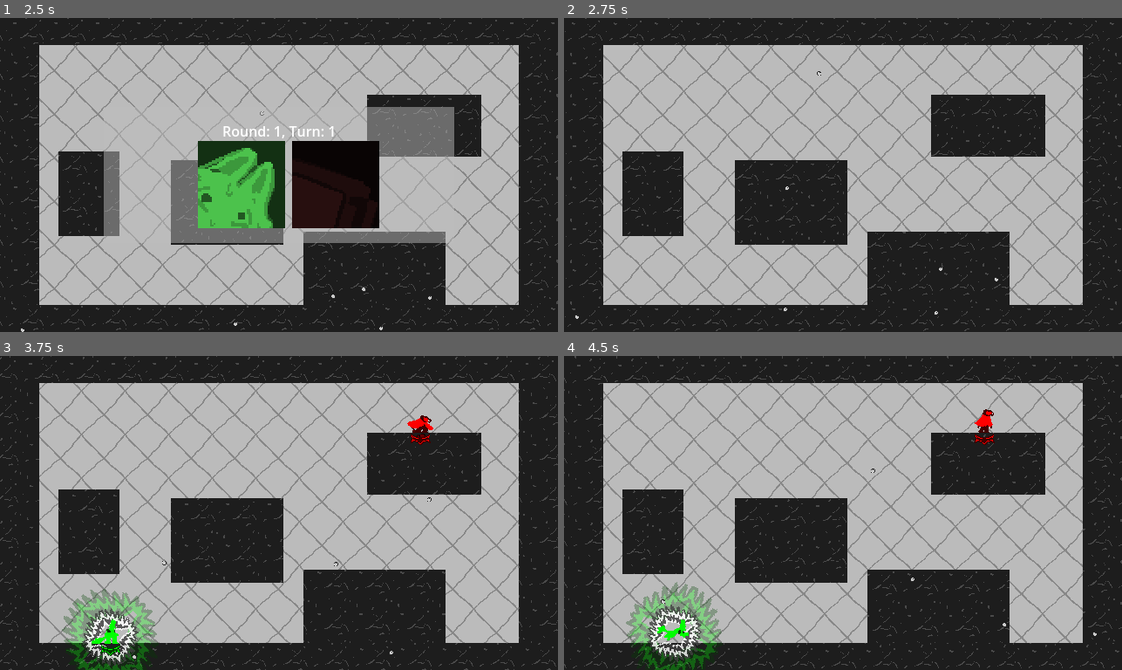
Above: before the commit, frames 1-4 (two rows, left to right).
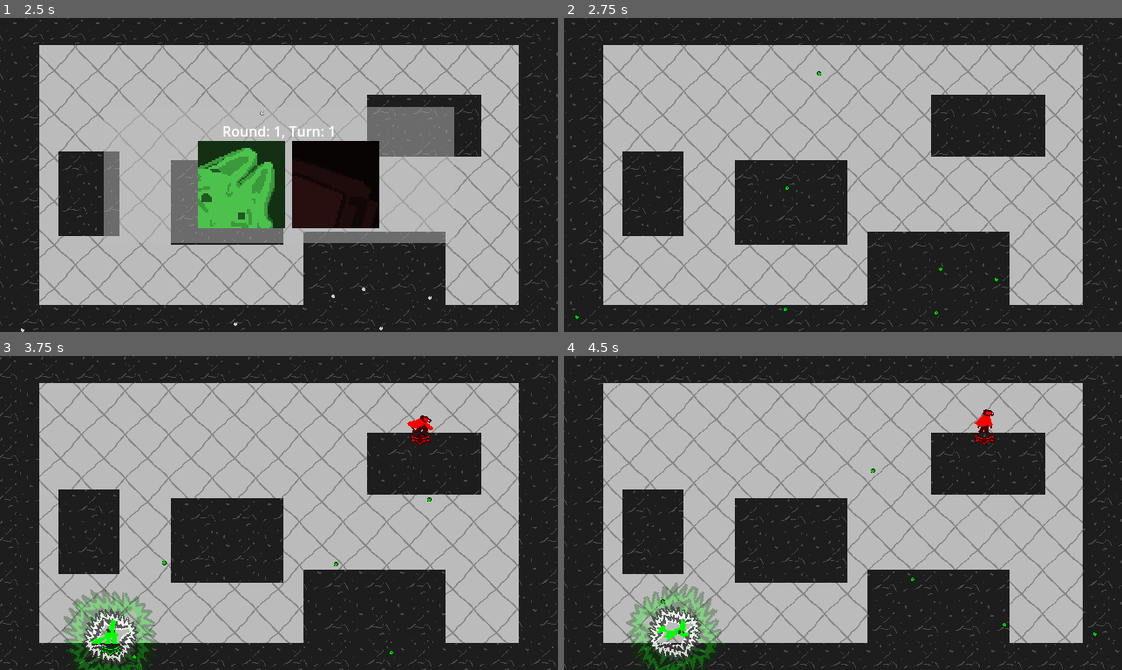
Above: after the commit, the same moments.

Repository: StickyBeacon/chasebox
Game: Godot game, scene res://spaces/arena.tscn
Two runs of this game, one before a commit and one after it. Both use one fixed random seed, a clock stepped at 60 frames per second and the inputs below. This scene is started directly instead of the project's main scene. The engine's default icon, where the game draws it, is replaced by a stand-in: a white triangle on a blue panel in a dark square. Sound files missing from this copy of the repository are replaced by a short silence.
Inputs:
- Up to frame 1 (2.5 s): hold Space (jump1) 0.53-1.28 s; tap Keypad 0 (jump2) at 0.8, 1.35 s; tap Space (jump1) at 1.52, 1.82 s; tap N (jump3) at 1.55 s; hold N (jump3) from 2.03 s (still down); tap / (jump4) at 2.3 s
- Up to frame 2 (2.75 s): keep holding N (jump3)
- Up to frame 3 (3.75 s): release N (jump3) at 2.78 s; tap / (jump4) at 2.85 s; tap Space (jump1) at 3.02, 3.05, 3.32 s; hold Space (jump1) from 3.53 s (still down)
- Up to frame 4 (4.5 s): tap Keypad 0 (jump2) at 3.8 s; tap Escape (menu) at 4.15 s; release Space (jump1) at 4.25 s; click "RESUME" at 4.25 s

Frame 1 is identical in both runs. In frame 2, less than 0.1% of the frame differs, in the area x 1-78%, y 16-96%; in frame 3, less than 0.1%; in frame 4, less than 0.1%.

Commit message:
MuziekEnMenuAudio

Diff:
--- a/default_bus_layout.tres
+++ b/default_bus_layout.tres
@@ -11,5 +11,5 @@
 bus/2/solo = false
 bus/2/mute = false
 bus/2/bypass_fx = false
-bus/2/volume_db = -80.0
+bus/2/volume_db = -0.130497
 bus/2/send = &"Master"
--- a/managers/globals/player_manager.gd
+++ b/managers/globals/player_manager.gd
@@ -30,7 +30,7 @@
 	player_dict = {}
 
 
-func get_player(id):
+func get_player(id) -> Player:
 	if not id in player_dict.keys():
 		printerr("%s: %s niet in playerdict" % [name, id])
 		return null
--- a/managers/non_globals/round_manager.gd
+++ b/managers/non_globals/round_manager.gd
@@ -45,6 +45,7 @@
 	_turn_order.shuffle()
 	%BGMusic.stop()
 	%BGMusic.play()
+	%BGMusic.pitch_scale = 1
 	_next_round()
 
 
@@ -81,6 +82,7 @@
 	get_tree().paused = true
 	%TurnIndicator.set_players(_turn_order,_turn_count)
 	%IngameUIManager.set_turn_ui(true, _round_count ,_turn_count)
+	%BGMusic.pitch_scale = randf_range(0.75,1.25)
 	%LoadingSound.pitch_scale = pitch_array[_turn_order[_turn_count-1]-1]
 	%LoadingSound.play()
 	await _wait(2)
@@ -88,9 +90,11 @@
 	%NewTurn.play()
 	%IngameUIManager.set_turn_ui(false)
 	get_tree().paused = false
+	%BGMusic.pitch_scale = 1
 
 
 	var chosen_id = _turn_order[_turn_count-1]
+	%BubbleParticle.modulate = PlayerManager.get_player(chosen_id).get_color()
 
 
 	# Enkel de Hunter gamemode for now
@@ -174,6 +178,7 @@
 
 
 func _end_turn():
+	%BubbleParticle.modulate = Color.WHITE
 	print("%s: Turn ended!" % name)
 	for id in _team_dict[Utils.Team.Runner]:
 		PlayerManager.get_player(id).win_round()
@@ -190,6 +195,7 @@
 
 func _end_game():
 	#TODO end game. show score. show total time. Options: menu, again
+	%BGMusic.pitch_scale = 0.8
 	PlayerManager.toggle_all_players(false)
 	%StartGameTimer.start()
 	%TimerManager.display_end_scores()
--- a/player/player.gd
+++ b/player/player.gd
@@ -129,3 +129,7 @@
 
 func mult_chaser_speed(value):
 	%Movement.chaser_extra_speed = %Movement.SPEED*(value-1)
+
+
+func get_color():
+	return %JumpIndicator.modulate
--- a/spaces/arena.tscn
+++ b/spaces/arena.tscn
@@ -20,6 +20,8 @@
 [ext_resource type="PackedScene" uid="uid://cdn4j0eu0bhxm" path="res://spawnables/particles/bubble_particle.tscn" id="12_kea2r"]
 [ext_resource type="PackedScene" uid="uid://dbog3t23i0am4" path="res://spawnables/obstacle.tscn" id="13_qreh3"]
 [ext_resource type="AudioStream" uid="uid://kt82u2k4grg8" path="res://assets/music/ost1.wav" id="19_n8vga"]
+[ext_resource type="AudioStream" uid="uid://budnep42rp0hr" path="res://assets/music/ost2.wav" id="21_xu3rq"]
+[ext_resource type="AudioStream" uid="uid://hk6o7hd18qbl" path="res://assets/music/ost3.wav" id="22_01wp6"]
 
 [sub_resource type="ShaderMaterial" id="ShaderMaterial_a6rtk"]
 resource_local_to_scene = true
@@ -50,12 +52,15 @@
 [sub_resource type="WorldBoundaryShape2D" id="WorldBoundaryShape2D_di7i8"]
 
 [sub_resource type="AudioStreamRandomizer" id="AudioStreamRandomizer_wx3p7"]
-streams_count = 1
+streams_count = 3
 stream_0/stream = ExtResource("19_n8vga")
+stream_1/stream = ExtResource("21_xu3rq")
+stream_2/stream = ExtResource("22_01wp6")
 
 [node name="Arena" type="Node2D"]
 
 [node name="BubbleParticle" parent="." instance=ExtResource("12_kea2r")]
+unique_name_in_owner = true
 position = Vector2(0, 403)
 
 [node name="ArenaBG" type="Sprite2D" parent="."]
--- a/spaces/main_menu.gd
+++ b/spaces/main_menu.gd
@@ -20,15 +20,22 @@
 
 
 func change_menu(node_name:StringName):
+	%TickSound.play()
+	%BGMusicDrums.volume_db = -80
+	%BGMusicChords.volume_db = -80
 	_current_ui = %CanvasLayer.find_child(node_name)
 	%CharacterSelection.clear_everything()
 	%CharacterSelection.can_select = false
 	if _current_ui == %CharacterSelection:
+		%BGMusicChords.volume_db = -10
+		%BGMusicDrums.volume_db = -10
 		%CharacterSelection.can_select = true
-	pass
+	elif _current_ui == %StartGame:
+		%BGMusicDrums.volume_db = -10
 
 
 func _on_quit_button_button_up() -> void:
+	%TickSound.play()
 	print("bai bai!")
 	get_tree().quit()
 
--- a/spaces/main_menu.tscn
+++ b/spaces/main_menu.tscn
@@ -1,8 +1,17 @@
-[gd_scene load_steps=4 format=3 uid="uid://52rj3hhib524"]
+[gd_scene load_steps=9 format=3 uid="uid://52rj3hhib524"]
 
 [ext_resource type="Script" path="res://spaces/main_menu.gd" id="1_jiwr8"]
 [ext_resource type="Script" path="res://ui/character_selection.gd" id="2_ovsai"]
 [ext_resource type="PackedScene" uid="uid://bcgrom877b7oq" path="res://ui/player_selection_card.tscn" id="3_k68ey"]
+[ext_resource type="AudioStream" uid="uid://dp13xh6xd1sla" path="res://assets/music/ost4basic.wav" id="4_relip"]
+[ext_resource type="AudioStream" uid="uid://clsog0vl3j8i0" path="res://assets/music/ost4drums.wav" id="5_jwf7i"]
+[ext_resource type="AudioStream" uid="uid://bc2dasf7iqybh" path="res://assets/music/ost4chords.wav" id="6_vvnql"]
+[ext_resource type="AudioStream" uid="uid://x2u5s5bqhpsg" path="res://assets/audio/select.wav" id="7_uik7j"]
+
+[sub_resource type="AudioStreamRandomizer" id="AudioStreamRandomizer_3q35w"]
+random_pitch = 1.2
+streams_count = 1
+stream_0/stream = ExtResource("7_uik7j")
 
 [node name="Menu" type="Node2D"]
 script = ExtResource("1_jiwr8")
@@ -250,6 +259,28 @@
 theme_override_font_sizes/font_size = 56
 text = "Press [UP] to join!"
 horizontal_alignment = 1
+
+[node name="BGMusicBasic" type="AudioStreamPlayer" parent="."]
+unique_name_in_owner = true
+stream = ExtResource("4_relip")
+volume_db = -10.0
+autoplay = true
+
+[node name="BGMusicDrums" type="AudioStreamPlayer" parent="."]
+unique_name_in_owner = true
+stream = ExtResource("5_jwf7i")
+volume_db = -80.0
+autoplay = true
+
+[node name="BGMusicChords" type="AudioStreamPlayer" parent="."]
+unique_name_in_owner = true
+stream = ExtResource("6_vvnql")
+volume_db = -80.0
+autoplay = true
+
+[node name="TickSound" type="AudioStreamPlayer" parent="."]
+unique_name_in_owner = true
+stream = SubResource("AudioStreamRandomizer_3q35w")
 
 [connection signal="button_up" from="CanvasLayer/StartGame/BackButton" to="." method="change_menu" binds= [&"MainMenu"]]
 [connection signal="button_up" from="CanvasLayer/StartGame/StartButton" to="." method="change_menu" binds= [&"CharacterSelection"]]
--- a/ui/player_selection_card.gd
+++ b/ui/player_selection_card.gd
@@ -70,6 +70,7 @@
 		"PlayerIcon":
 			if ready_to_play: return
 			# claim player icon
+			%Select.play()
 			if !has_chosen_character:
 				if character_select.choose_character(controller_id,icon_scroll_index+1):
 					has_chosen_character = true
@@ -83,6 +84,7 @@
 		"SawSize":
 			if ready_to_play: return
 			# choose sawsize
+			%Select.play()
 			if !has_chosen_saw_size:
 				character_select.choose_saw_size(controller_id,saw_size_array[saw_size_scroll_index])
 				has_chosen_saw_size = true
@@ -95,6 +97,7 @@
 		"Speed":
 			if ready_to_play: return
 			# choose speed
+			%Select.play()
 			if !has_chosen_speed:
 				character_select.choose_speed(controller_id,speed_array[speed_scroll_index])
 				has_chosen_speed = true
@@ -107,7 +110,7 @@
 		"ReadyColor":
 			# ready/unready
 			if !has_chosen_character or !has_chosen_saw_size or !has_chosen_speed: return
-
+			%Select.play()
 			ready_to_play = !ready_to_play
 			if (ready_to_play):
 				%ReadyColor.modulate = Color(0,1,0)
@@ -127,6 +130,7 @@
 
 
 func hover_to(item_name):
+	%Move.play()
 	for child in get_children():
 		child.modulate.v = .6
 
@@ -139,15 +143,18 @@
 	match(item):
 		"PlayerIcon":
 			if has_chosen_character: return
+			%Move.play()
 			icon_scroll_index += dir
 
 		"SawSize":
 			if has_chosen_saw_size: return
+			%Move.play()
 			saw_size_scroll_index += dir
 
 			pass
 		"Speed":
 			if has_chosen_speed: return
+			%Move.play()
 			speed_scroll_index += dir
 
 			pass
--- a/ui/player_selection_card.tscn
+++ b/ui/player_selection_card.tscn
@@ -1,9 +1,21 @@
-[gd_scene load_steps=5 format=3 uid="uid://bcgrom877b7oq"]
+[gd_scene load_steps=9 format=3 uid="uid://bcgrom877b7oq"]
 
 [ext_resource type="Script" path="res://ui/player_selection_card.gd" id="1_las40"]
 [ext_resource type="Texture2D" uid="uid://ch6g4bsnqf6vw" path="res://assets/images/WaveIcon.png" id="2_g8ygu"]
 [ext_resource type="Texture2D" uid="uid://bnlg07teg28eq" path="res://assets/images/wheel.png" id="3_kky2n"]
 [ext_resource type="Texture2D" uid="uid://lkw46275p7g8" path="res://assets/images/arrow.png" id="4_b0rwm"]
+[ext_resource type="AudioStream" uid="uid://bis1mnjd3uw02" path="res://assets/audio/hover.wav" id="5_pwyyp"]
+[ext_resource type="AudioStream" uid="uid://x2u5s5bqhpsg" path="res://assets/audio/select.wav" id="6_tigjt"]
+
+[sub_resource type="AudioStreamRandomizer" id="AudioStreamRandomizer_ae4t2"]
+random_pitch = 1.2
+streams_count = 1
+stream_0/stream = ExtResource("5_pwyyp")
+
+[sub_resource type="AudioStreamRandomizer" id="AudioStreamRandomizer_mohbk"]
+random_pitch = 1.2
+streams_count = 1
+stream_0/stream = ExtResource("6_tigjt")
 
 [node name="PlayerSelectionCard" type="VBoxContainer"]
 offset_right = 150.0
@@ -158,3 +170,13 @@
 grow_horizontal = 2
 grow_vertical = 2
 text = "Start"
+
+[node name="Audio" type="Node2D" parent="."]
+
+[node name="Move" type="AudioStreamPlayer" parent="Audio"]
+unique_name_in_owner = true
+stream = SubResource("AudioStreamRandomizer_ae4t2")
+
+[node name="Select" type="AudioStreamPlayer" parent="Audio"]
+unique_name_in_owner = true
+stream = SubResource("AudioStreamRandomizer_mohbk")
Not shown, added: assets/audio/hover.wav.import
Not shown, added: assets/audio/select.wav.import
Not shown, added: assets/music/ost2.wav.import
Not shown, added: assets/music/ost3.wav.import
Not shown, added: assets/music/ost4.wav.import
Not shown, added: assets/music/ost4basic.wav.import
Not shown, added: assets/music/ost4chords.wav.import
Not shown, added: assets/music/ost4drums.wav.import
Not shown: 1 places in spaces/arena.tscn that only renumber resources
Not shown, added: assets/audio/hover.wav
Not shown, added: assets/audio/select.wav
Not shown, added: assets/music/ost2.wav
(and 5 more such lines)
